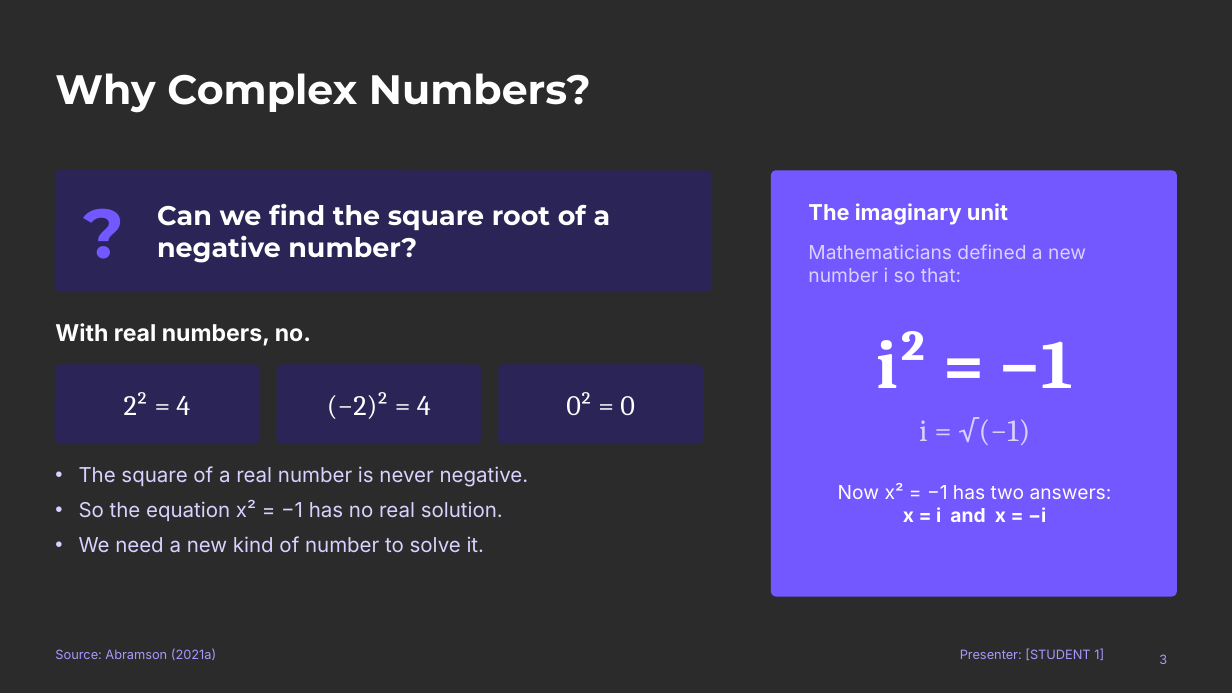
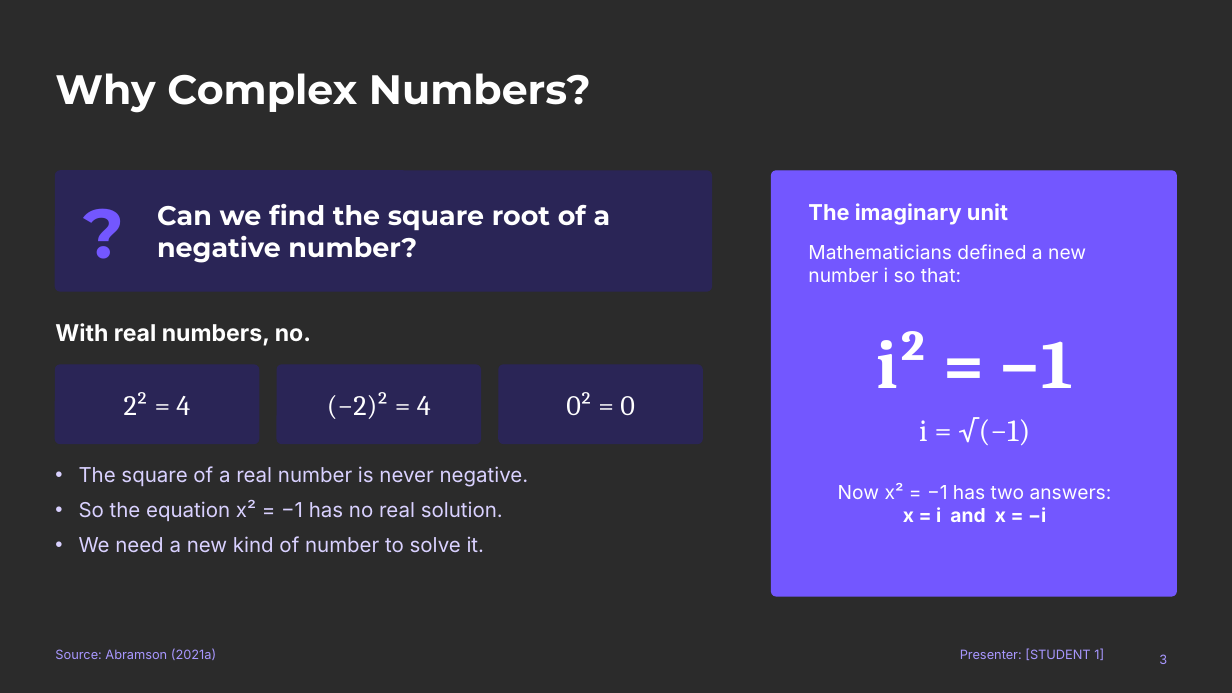
Before and after one commit to qaessafty-arch/shalaw, a slide deck: slide 3 of Complex_Numbers_Conjugate_and_Absolute_Value.pptx. Drawn at 1232x693 pixels with LibreOffice and Linux fonts; fonts in the diff are those of the drawing; background and template pictures are left out; a plain dark background stands for a picture behind light text. Boxes give left, top, right and bottom in pixels: in the first picture for what was removed or moved away, otherwise in the second. Text is boxed around its words. In the diff, an @@ line names an element or a change of style, - is before the commit and + after.

```diff
--- a/Complex_Numbers_Conjugate_and_Absolute_Value.pptx
+++ b/Complex_Numbers_Conjugate_and_Absolute_Value.pptx
@@ text "Mathematicians defined a new number ..." at (808, 244, 1086, 282): text colour #D9D1FF to #FFFFFF @@
@@ text "i = √(−1)" at (919, 417, 1030, 445): text colour #D9D1FF to #FFFFFF @@
```
Also in this commit, not shown: 11 other files.
